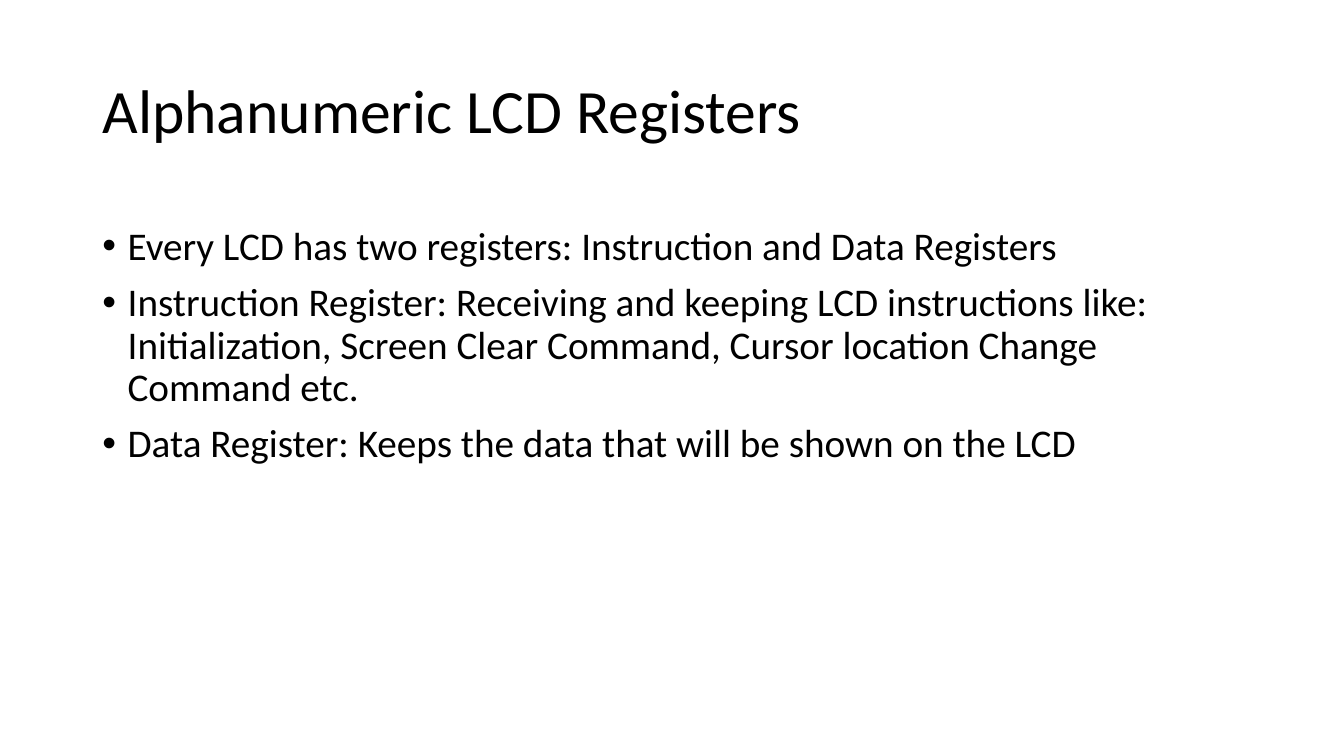
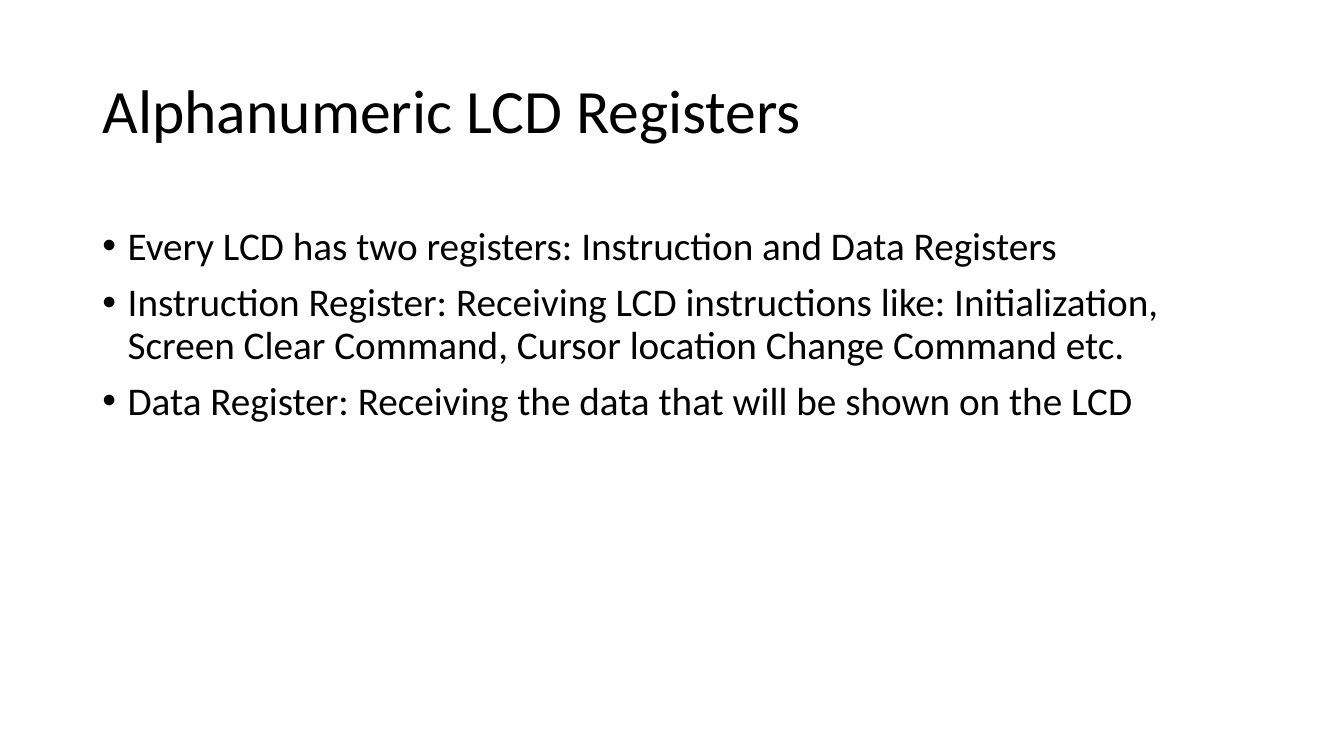
Before and after one commit to ehsanyousefzadehasl/MMCCF, a slide deck: slide 4 of 02-Alphanumeric-LCD/Alphanumeric-LCD.pptx. Drawn at 1344x756 pixels with LibreOffice and Linux fonts; fonts in the diff are those of the drawing. Boxes give left, top, right and bottom in pixels: in the first picture for what was removed or moved away, otherwise in the second. Text is boxed around its words. In the diff, an @@ line names an element or a change of style, - is before the commit and + after.

Commit message:
Alphanumeric LCDs is done!

```diff
--- a/02-Alphanumeric-LCD/Alphanumeric-LCD.pptx
+++ b/02-Alphanumeric-LCD/Alphanumeric-LCD.pptx
@@ text at <box>128,288,1158,422</box>: text changed @@
-• Instruction Register: Receiving and keeping LCD instructions like: Initialization, Screen Clear Command, Cursor location Change Command etc.
-• Data Register: Keeps the data that will be shown on the LCD
+• Instruction Register: Receiving LCD instructions like: Initialization, Screen Clear Command, Cursor location Change Command etc.
+• Data Register: Receiving the data that will be shown on the LCD
```
Also in this commit, not shown: 8 other slides changed, 31 other files.
